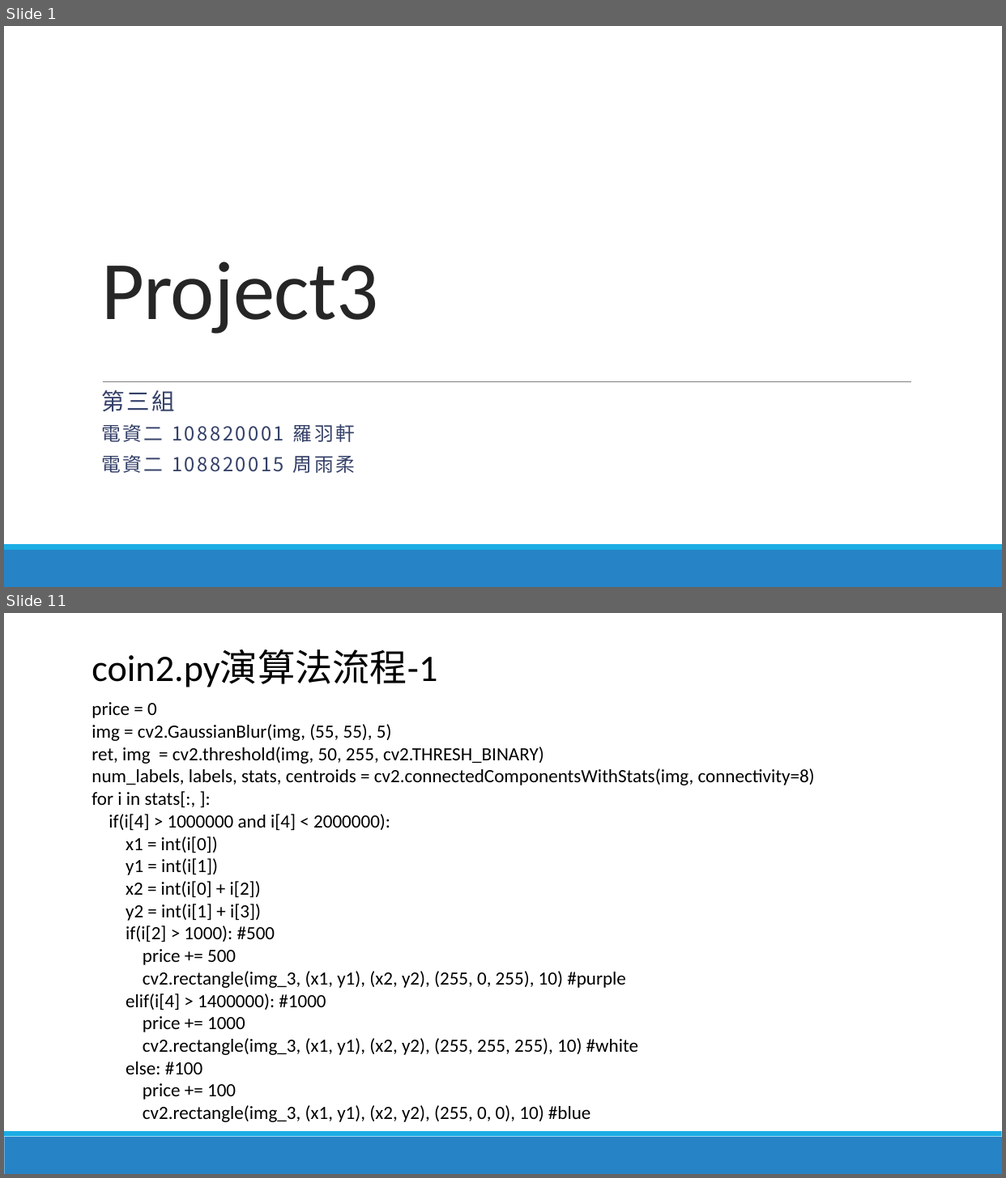
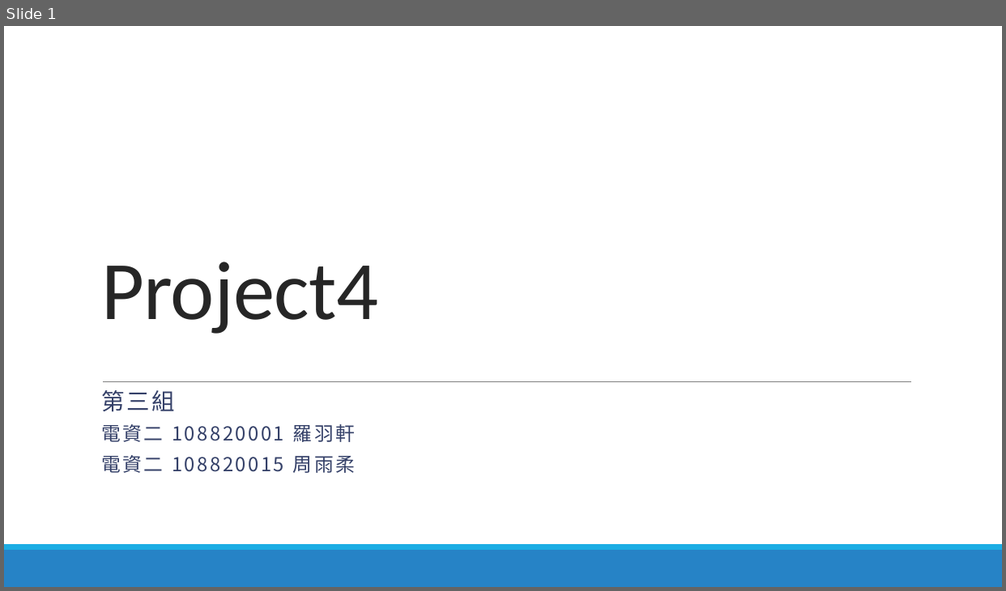
Before and after one commit to lohsuan/Multimedia-Tech, a slide deck: Project4_第三組_小組報告/Project4_第三組_小組報告.pptx. Shown one above the other, each under a label of ours: slides 1 and 11 before the commit, slide 1 after it; the slides between them are not shown. The pictures are 1006x1178 and 1006x591 pixels, drawn with LibreOffice and Linux fonts; fonts in the diff are those of the drawing. Boxes give left, top, right and bottom in pixels: in the first picture for what was removed or moved away, otherwise in the second. Text is boxed around its words. In the diff, an @@ line names an element or a change of style, - is before the commit and + after.

```diff
--- a/Project4_第三組_小組報告/Project4_第三組_小組報告.pptx
+++ b/Project4_第三組_小組報告/Project4_第三組_小組報告.pptx
@@ slide 11 removed at <box>4,613,1002,1174</box>, background #FFFFFF; not listed: 2 template elements that a slide beside it also shows @@
@@ text removed at <box>91,650,437,688</box> @@
-coin2.py演算法流程-1
@@ text removed at <box>91,702,815,1122</box> @@
-price = 0
-img = cv2.GaussianBlur(img, (55, 55), 5)
-ret, img = cv2.threshold(img, 50, 255, cv2.THRESH_BINARY)
-num_labels, labels, stats, centroids = cv2.connectedComponentsWithStats(img, connectivity=8)
-for i in stats[:, ]:
-if(i[4] > 1000000 and i[4] < 2000000):
-x1 = int(i[0])
-y1 = int(i[1])
-x2 = int(i[0] + i[2])
-y2 = int(i[1] + i[3])
-if(i[2] > 1000): #500
-price += 500
-cv2.rectangle(img_3, (x1, y1), (x2, y2), (255, 0, 255), 10) #purple
-elif(i[4] > 1400000): #1000
-price += 1000
-cv2.rectangle(img_3, (x1, y1), (x2, y2), (255, 255, 255), 10) #white
-else: #100
-price += 100
-cv2.rectangle(img_3, (x1, y1), (x2, y2), (255, 0, 0), 10) #blue
@@ slide 1 changed as well @@
@@ title at <box>101,262,378,334</box>: text changed @@
-Project3
+Project4
```
Also in this commit, not shown: 1 other slide changed, 3 slides added, 15 other slides removed, 8 other files.
